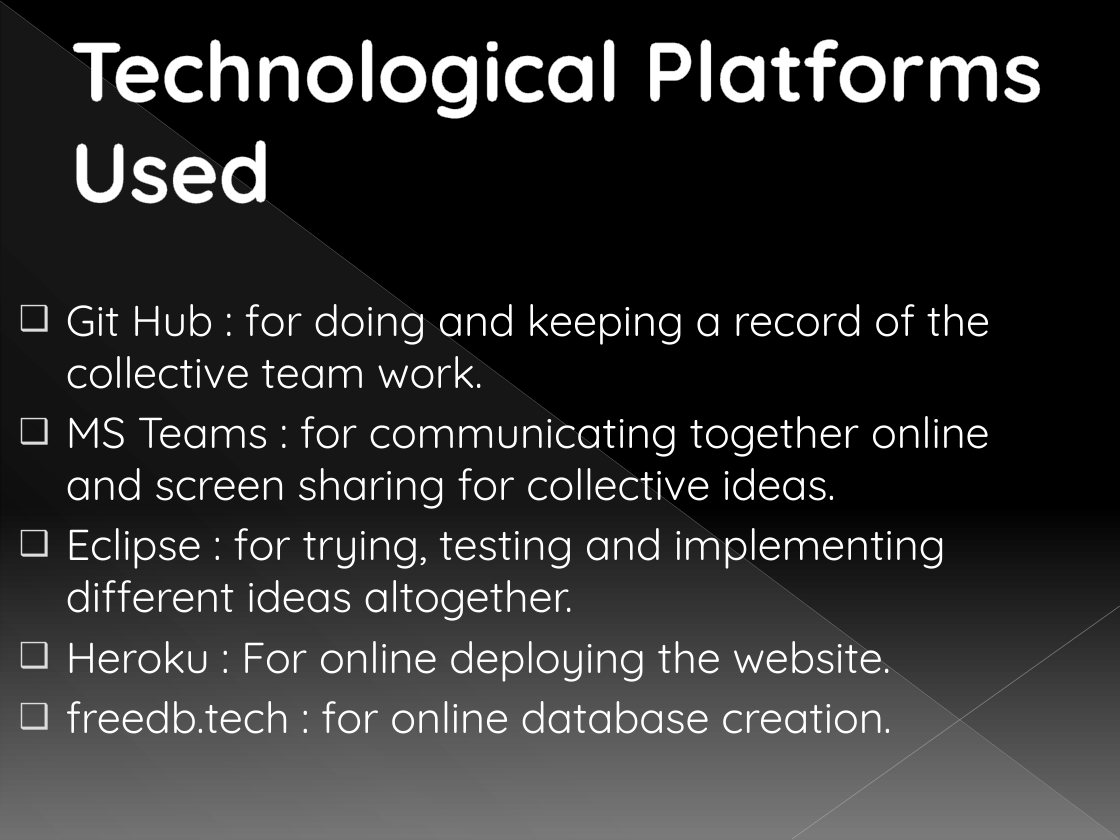
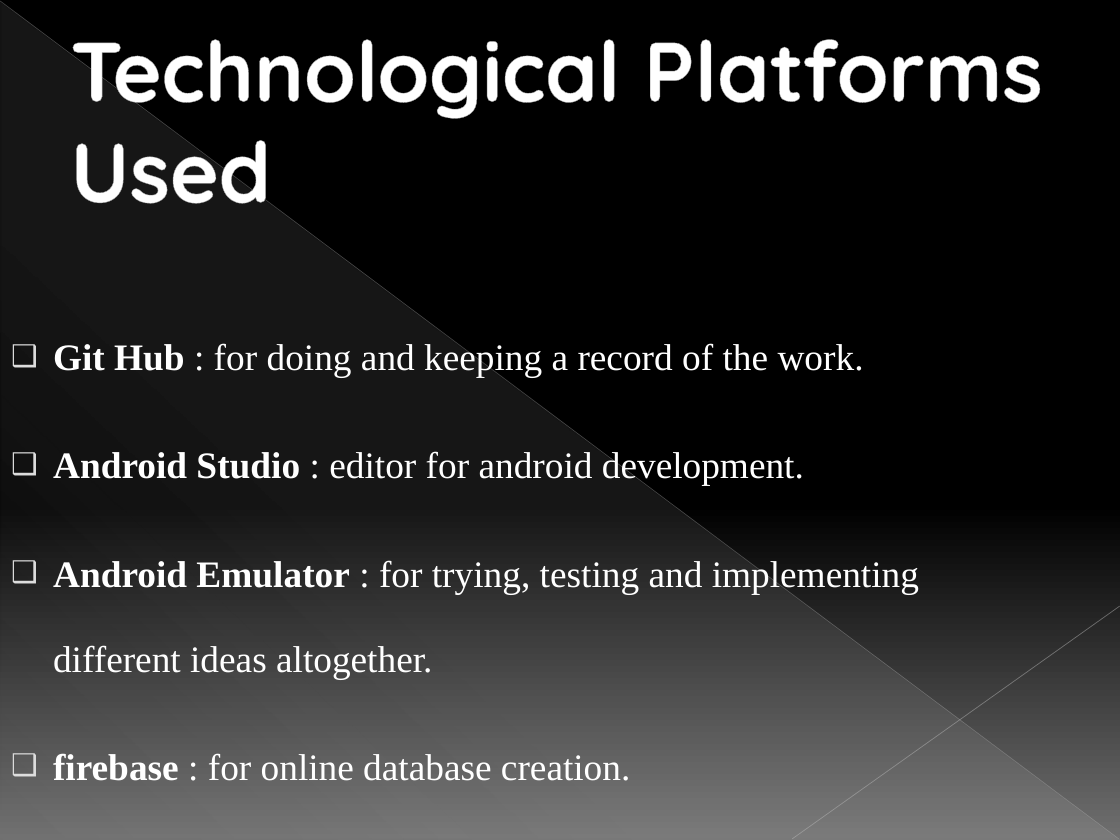
Before and after one commit to tf153/Gehu-Scholarship, a slide deck: slide 6 of Group 9 Poject Presentation.pptx (slide 8 before the commit). Drawn at 1120x840 pixels with LibreOffice and Linux fonts; fonts in the diff are those of the drawing. Boxes give left, top, right and bottom in pixels: in the first picture for what was removed or moved away, otherwise in the second. Text is boxed around its words. In the diff, an @@ line names an element or a change of style, - is before the commit and + after.

```diff
--- a/Group 9 Poject Presentation.pptx
+++ b/Group 9 Poject Presentation.pptx
@@ text at (53,343,919,781): text changed; size 27.8 to 24 pt; font Quicksand to Times New Roman @@
-❑ Git Hub : for doing and keeping a record of the collective team work.
-❑ MS Teams : for communicating together online and screen sharing for collective ideas.
-❑ Eclipse : for trying, testing and implementing different ideas altogether.
-❑ Heroku : For online deploying the website.
-❑ freedb.tech : for online database creation.
+❑ Git Hub : for doing and keeping a record of the work.
+❑ Android Studio : editor for android development.
+❑ Android Emulator : for trying, testing and implementing different ideas altogether.
+❑ firebase : for online database creation.
```
Also in this commit, not shown: 9 other slides changed, 2 slides added, 2 slides removed.
